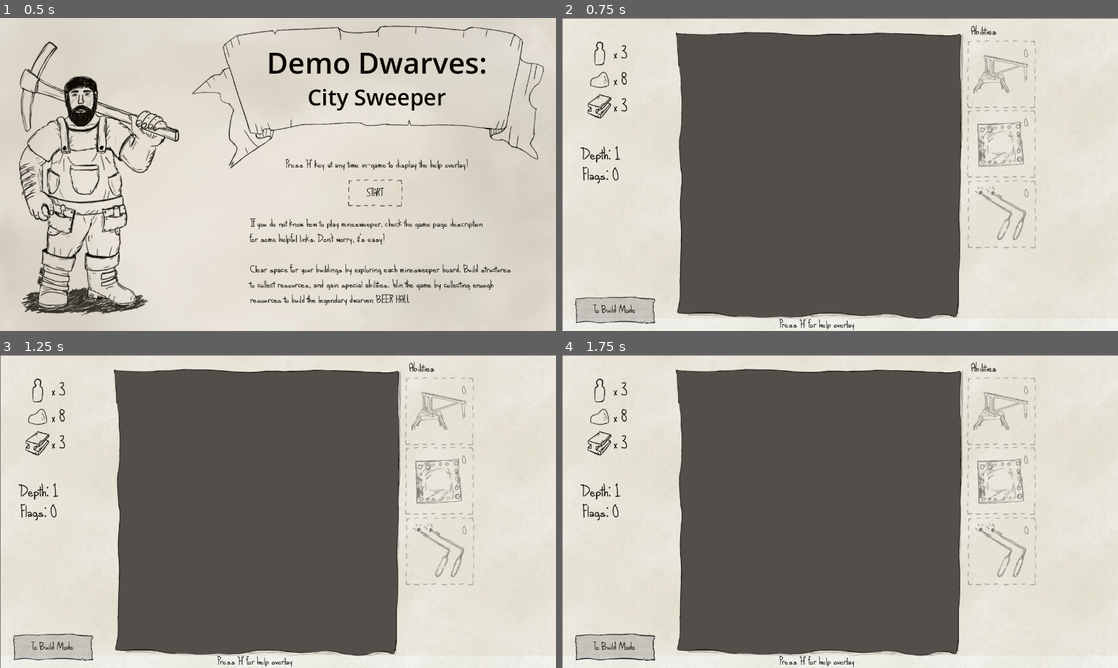
Above: before the commit, frames 1-4 (two rows, left to right).
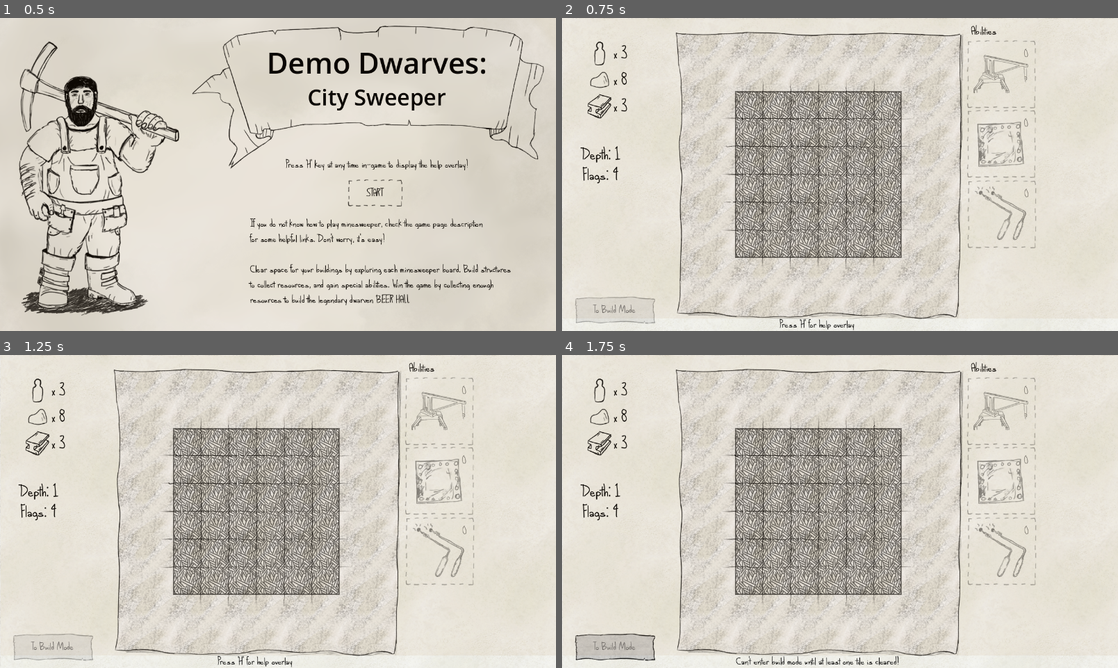
Above: after the commit, the same moments.

Repository: e-lain/MinesweeperDwarves
Game: Godot game, scene res://Title.tscn
Two runs of this game, one before a commit and one after it. Both use one fixed random seed, a clock stepped at 60 frames per second and the inputs below.
Inputs (mouse positions are in pixels of both pictures, inside the frame that each line leads up to):
- Up to frame 1 (0.5 s): no input
- Up to frame 2 (0.75 s): click "START" at 0.5 s
- Up to frame 3 (1.25 s): no input
- Up to frame 4 (1.75 s): click (617, 646) at 1.25 s, where only the run before the commit has a clickable "To Build Mode"

Frame 1 is identical in both runs. In frame 2, 43% of the frame differs, in the area x 0-100%, y 0-100%; in frame 3, 43%; in frame 4, 43%.
Error before the commit: Invalid access to property or key 'ïcon_path' on a base object of type 'Dictionary'. (res://Main.gd:94)

Commit message:
Stupid international keyboard

Diff:
--- a/Main.gd
+++ b/Main.gd
@@ -91,7 +91,7 @@
 # Called when the node enters the scene tree for the first time.
 func _ready():
 	for key in BuildingData.data.keys():
-		load(BuildingData.data[key]["ïcon_path"])
+		load(BuildingData.data[key]["icon_path"])
 
 	# place board in center with correct offset accounting for tile size and board size
 	generate_board(0)
